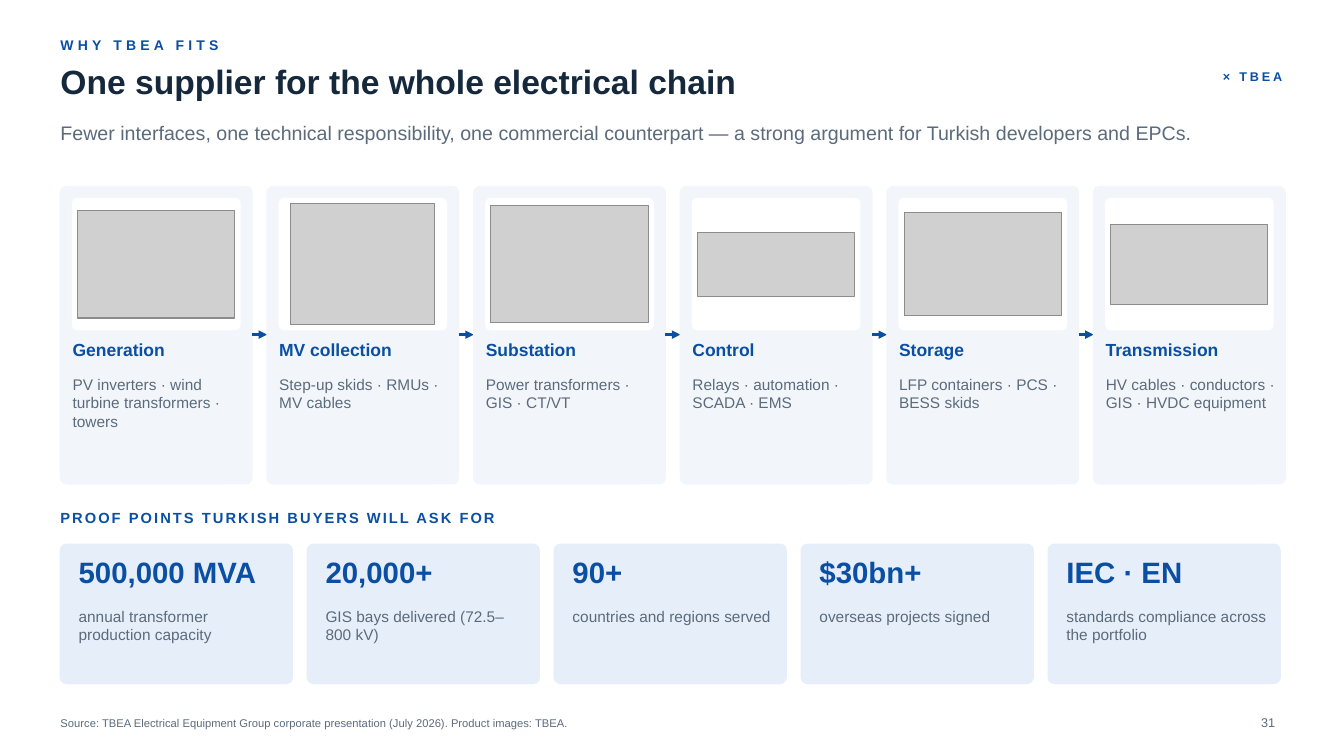
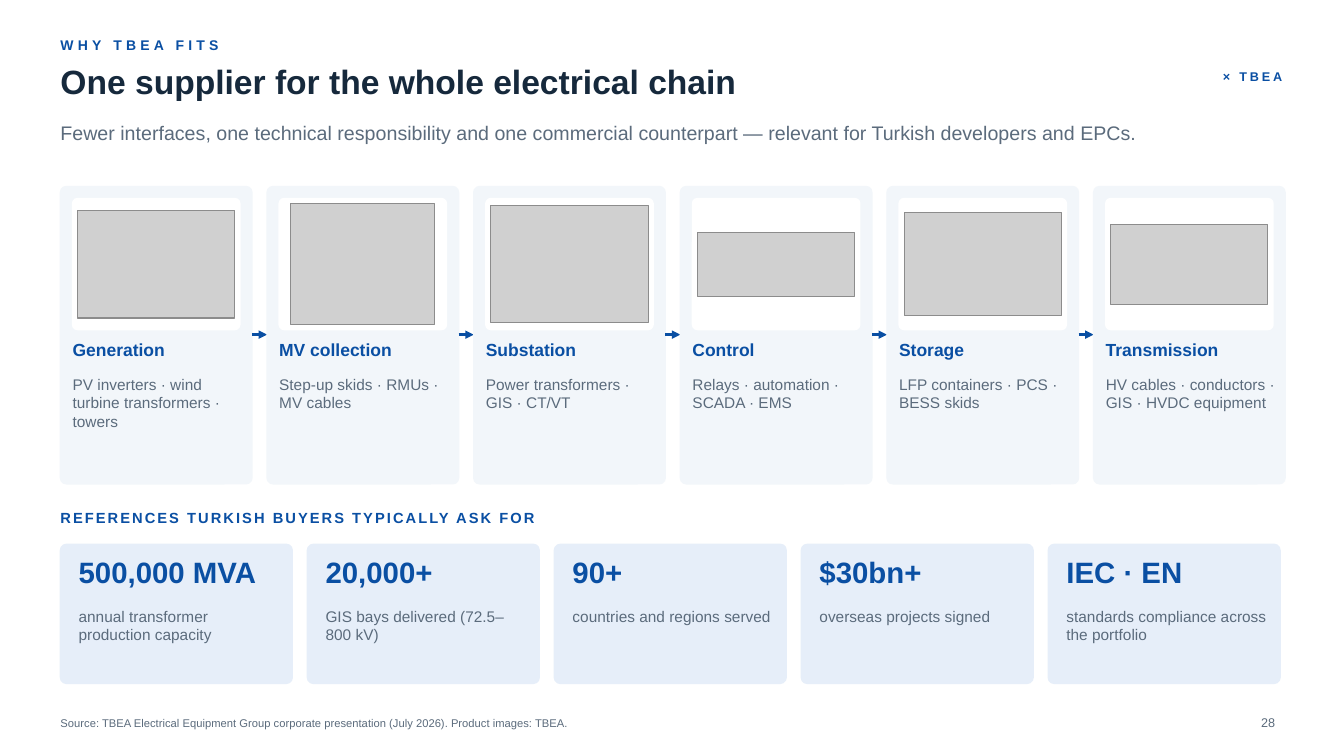
Before and after one commit to taimoorRazi/MultiTransformer, a slide deck: slide 28 of TBEA_HQ_Partnership_v2/Ulusoy - TBEA Partnership.pptx (slide 31 before the commit). Drawn at 1344x756 pixels with LibreOffice and Linux fonts; fonts in the diff are those of the drawing; grey boxes stand for pictures; background and template pictures are left out. Boxes give left, top, right and bottom in pixels: in the first picture for what was removed or moved away, otherwise in the second. Text is boxed around its words. In the diff, an @@ line names an element or a change of style, - is before the commit and + after.

```diff
--- a/TBEA_HQ_Partnership_v2/Ulusoy - TBEA Partnership.pptx
+++ b/TBEA_HQ_Partnership_v2/Ulusoy - TBEA Partnership.pptx
@@ text at (60,126,1136,144): text changed @@
-Fewer interfaces, one technical responsibility, one commercial counterpart — a strong argument for Turkish developers and EPCs.
+Fewer interfaces, one technical responsibility and one commercial counterpart — relevant for Turkish developers and EPCs.
@@ text at (60,512,495,523): text changed @@
-PROOF POINTS TURKISH BUYERS WILL ASK FOR
+REFERENCES TURKISH BUYERS TYPICALLY ASK FOR
@@ page number at (1261,718,1275,727): text changed @@
-31
+28
```
Also in this commit, not shown: 25 other slides changed, 1 slide added, 5 slides removed, 17 other files.
